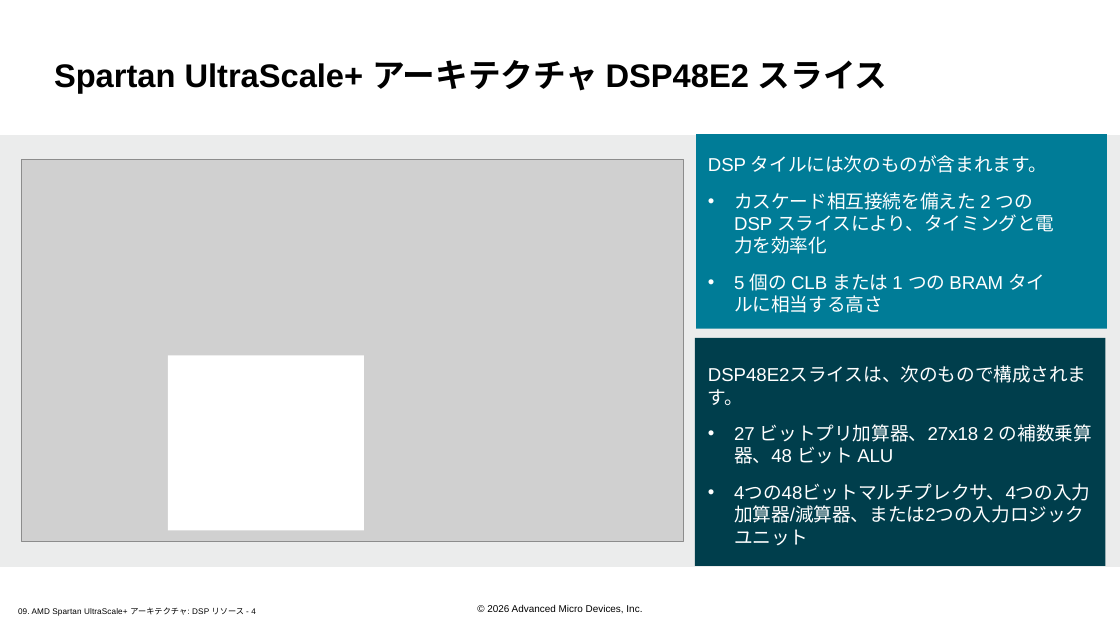
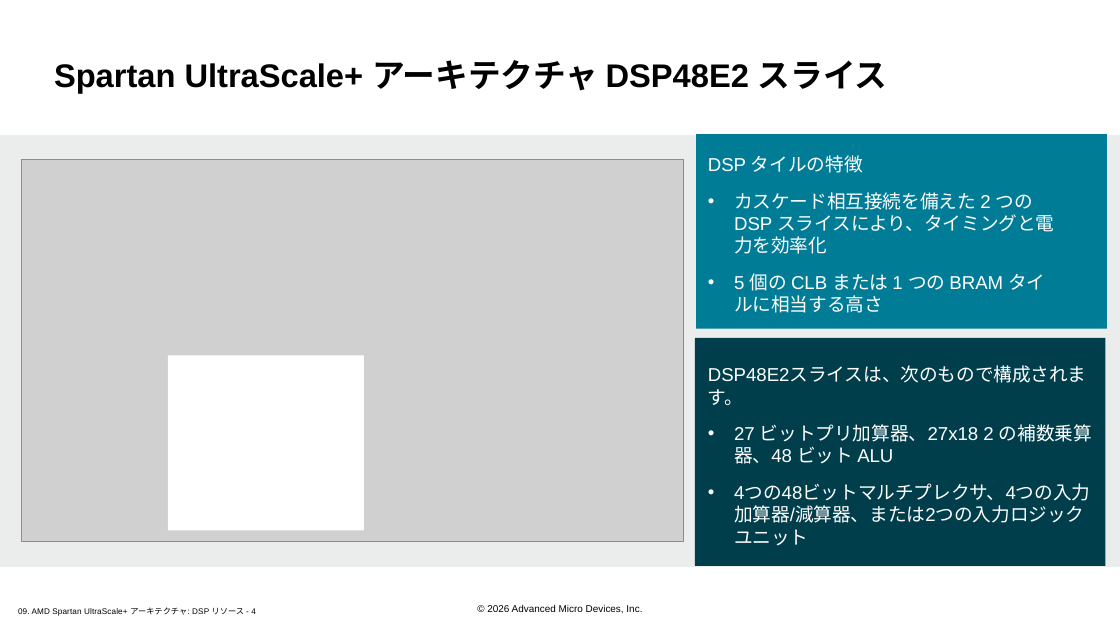
Before and after one commit to hdlabjk/spusp, a slide deck: slide 4 of doc/slides_docx/09. AMD Spartan UltraScale+ Architecture DSP Resources_ILT_translated_ja.pptx. Drawn at 1120x630 pixels with LibreOffice and Linux fonts; fonts in the diff are those of the drawing; grey boxes stand for pictures; background and template pictures are left out. Boxes give left, top, right and bottom in pixels: in the first picture for what was removed or moved away, otherwise in the second. Text is boxed around its words. In the diff, an @@ line names an element or a change of style, - is before the commit and + after.

```diff
--- a/doc/slides_docx/09. AMD Spartan UltraScale+ Architecture DSP Resources_ILT_translated_ja.pptx
+++ b/doc/slides_docx/09. AMD Spartan UltraScale+ Architecture DSP Resources_ILT_translated_ja.pptx
@@ text at [708, 155, 863, 173]: text changed @@
-DSP タイルには次のものが含まれます。
+DSP タイルの特徴
```
Also in this commit, not shown: 7 other slides changed, 9 other files.
